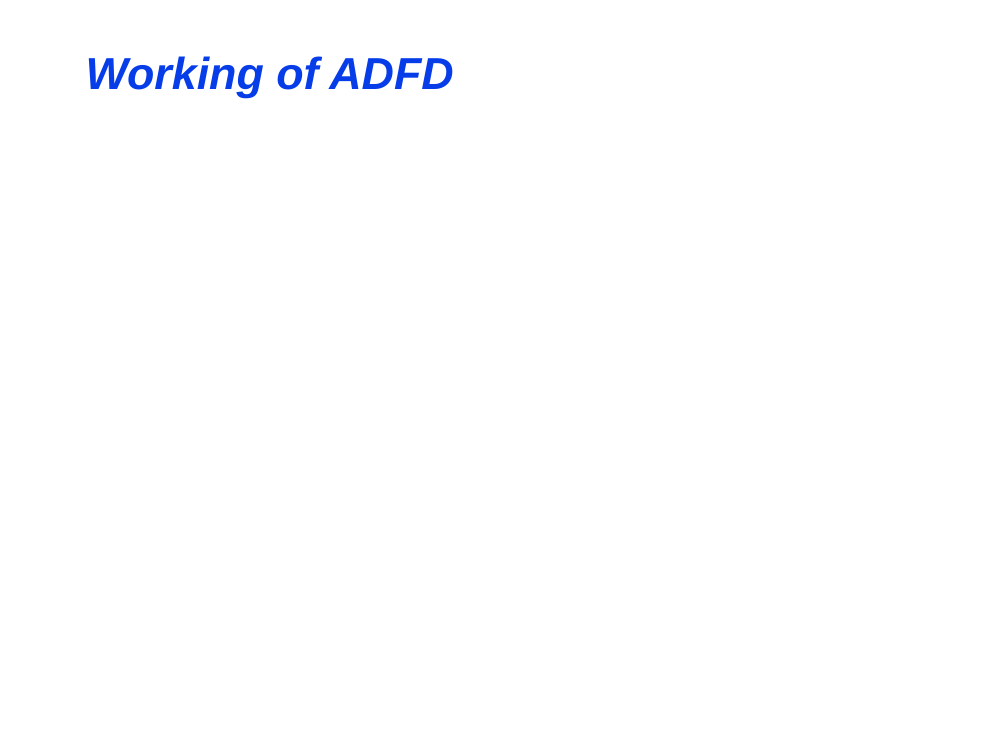
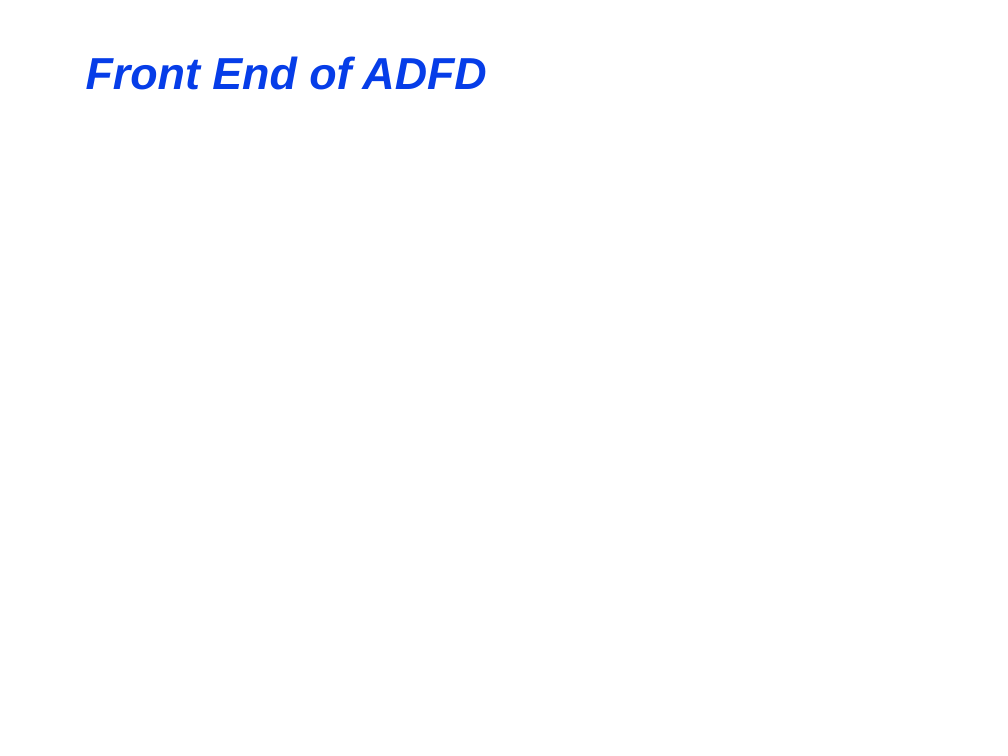
Before and after one commit to maochy/yeti-test, a slide deck: slide 18 of ThesisSeminar/ThesisSeminar.ppt (slide 14 before the commit). Drawn at 1008x756 pixels with LibreOffice and Linux fonts; fonts in the diff are those of the drawing. Boxes give left, top, right and bottom in pixels: in the first picture for what was removed or moved away, otherwise in the second. Text is boxed around its words. In the diff, an @@ line names an element or a change of style, - is before the commit and + after.

```diff
--- a/ThesisSeminar/ThesisSeminar.ppt
+++ b/ThesisSeminar/ThesisSeminar.ppt
@@ title at (x1=86, y1=56, x2=486, y2=90): text changed @@
-Working of ADFD
+Front End of ADFD
```
Also in this commit, not shown: 1 other slide changed, 7 slides added, 4 slides removed.
